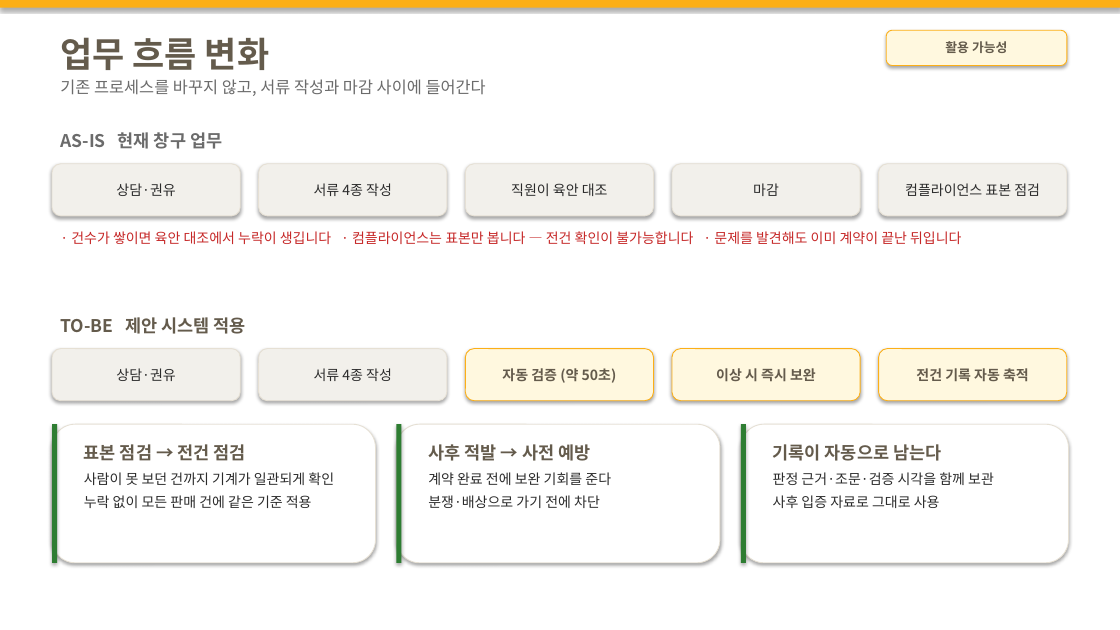
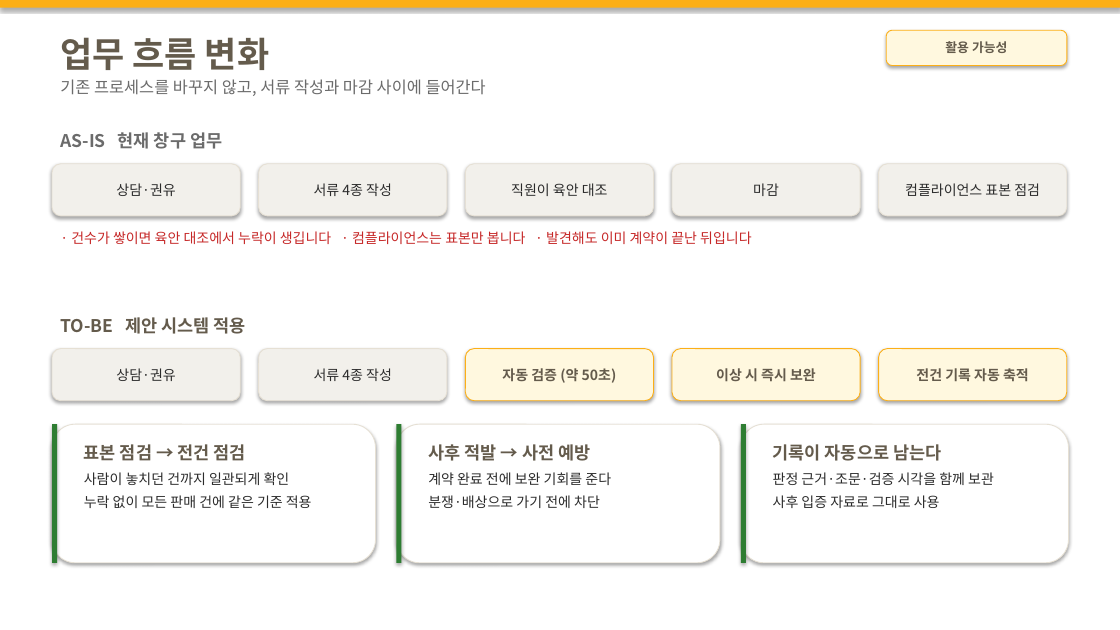
Before and after one commit to M0282/26KBAI_LW, a slide deck: slide 7 of docs/기술설명서_초안.pptx. Drawn at 1120x630 pixels with LibreOffice and Linux fonts; fonts in the diff are those of the drawing. Boxes give left, top, right and bottom in pixels: in the first picture for what was removed or moved away, otherwise in the second. Text is boxed around its words. In the diff, an @@ line names an element or a change of style, - is before the commit and + after.

```diff
--- a/docs/기술설명서_초안.pptx
+++ b/docs/기술설명서_초안.pptx
@@ text at [71, 231, 751, 244]: text changed @@
-· 건수가 쌓이면 육안 대조에서 누락이 생깁니다 · 컴플라이언스는 표본만 봅니다 — 전건 확인이 불가능합니다 · 문제를 발견해도 이미 계약이 끝난 뒤입니다
+· 건수가 쌓이면 육안 대조에서 누락이 생깁니다 · 컴플라이언스는 표본만 봅니다 · 발견해도 이미 계약이 끝난 뒤입니다
@@ text at [84, 472, 290, 485]: text changed @@
-사람이 못 보던 건까지 기계가 일관되게 확인
+사람이 놓치던 건까지 일관되게 확인
```
Also in this commit, not shown: 1 other file.
